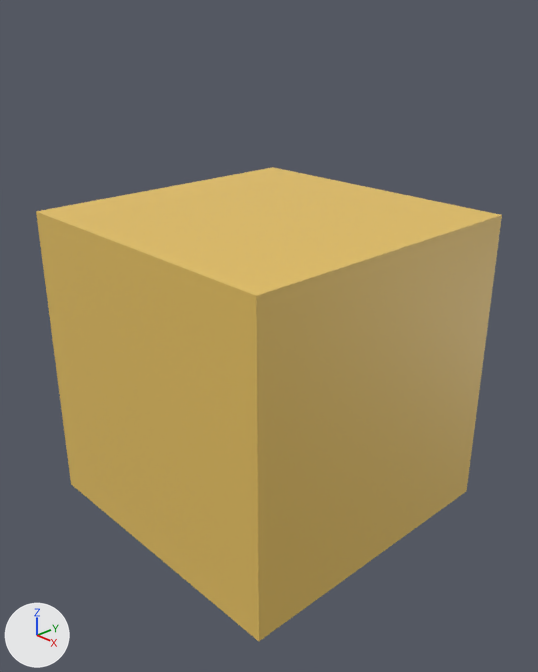
One commit to the Blender file assets/models/tingo/Blender/Head.blend: the scene before it, then after it.
One viewpoint serves both versions: a 50 mm lens placed at (3.25, -3.04, 2.15), pointed at (0.09, -0.07, 0.24). Arrows for +X, +Y and +Z are at lower left; the lights stay in place. The older version comes first.
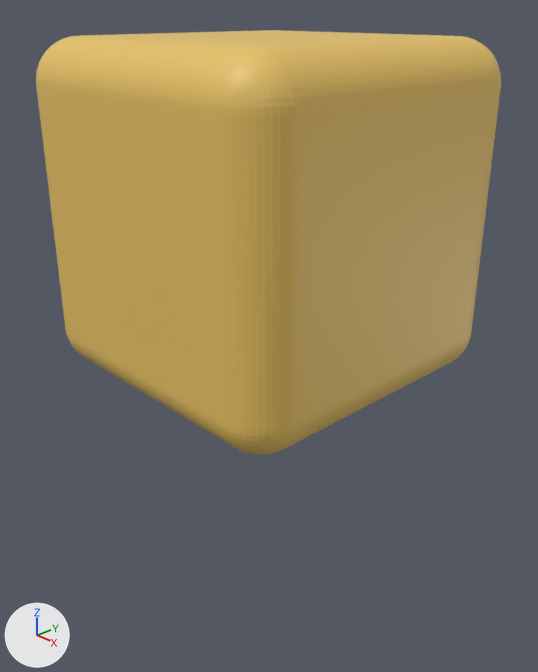
What differs and where, as boxes (x1, y1, x2, y2) in the pictures (538 x 672 px):
'Cube', mesh moved, modifiers changed
    before: (36, 167, 502, 641)
    after: (36, 30, 501, 455)

The edits, one by one:
me_cube is used by ob_cube; location (0.0, 0.0, 0.0).
me_cube had 8 vertices, 6 faces and spanned x -1.0..1.0, y -1.0..1.0, z -1.0..1.0.
me_cube now has 8 vertices, 6 faces and spans x -1.0..1.0, y -1.0..1.0, z 0.0..2.0.
me_cube part 1: the whole mesh is moved by (0.0, 0.0, 1.0).
Object 'Cube' (ob_cube) gains a BEVEL modifier named 'Bevel'.
Modifier setting: width = 0.26.
Modifier setting: width_pct = 0.26.
Modifier setting: segments = 29.
